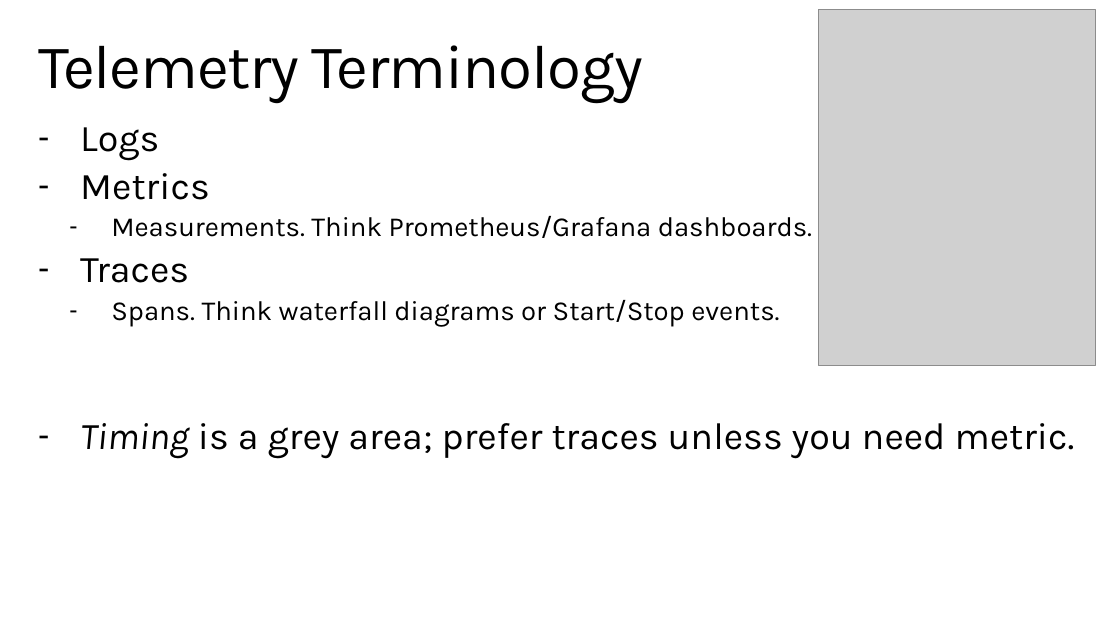
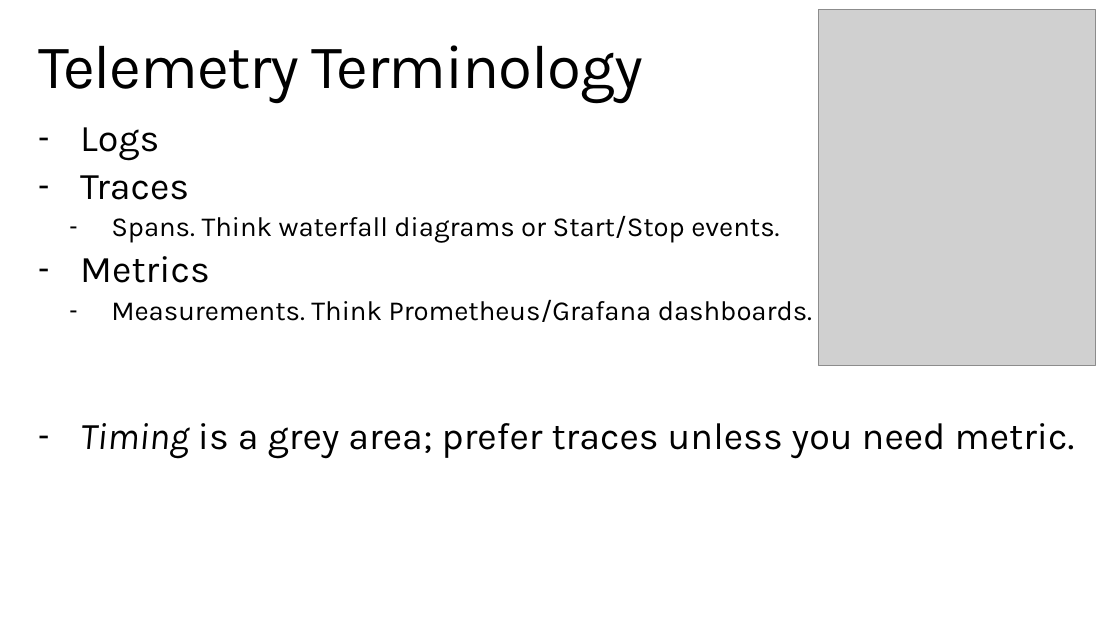
Before and after one commit to StephenCleary/Presentations, a slide deck: slide 6 of Telemetry/Logging Hero.pptx. Drawn at 1120x630 pixels with LibreOffice and Linux fonts; fonts in the diff are those of the drawing; grey boxes stand for pictures; background and template pictures are left out. Boxes give left, top, right and bottom in pixels: in the first picture for what was removed or moved away, otherwise in the second. Text is boxed around its words. In the diff, an @@ line names an element or a change of style, - is before the commit and + after.

Commit message:
Talk updates.

```diff
--- a/Telemetry/Logging Hero.pptx
+++ b/Telemetry/Logging Hero.pptx
@@ text at [80,175,779,243]: paragraphs added @@
+– Traces
+  – Spans. Think waterfall diagrams or Start/Stop events.
@@ text at [80,258,779,327]: paragraphs removed @@
-– Traces
-  – Spans. Think waterfall diagrams or Start/Stop events.
```
Also in this commit, not shown: 4 other slides changed, 1 slide added.
